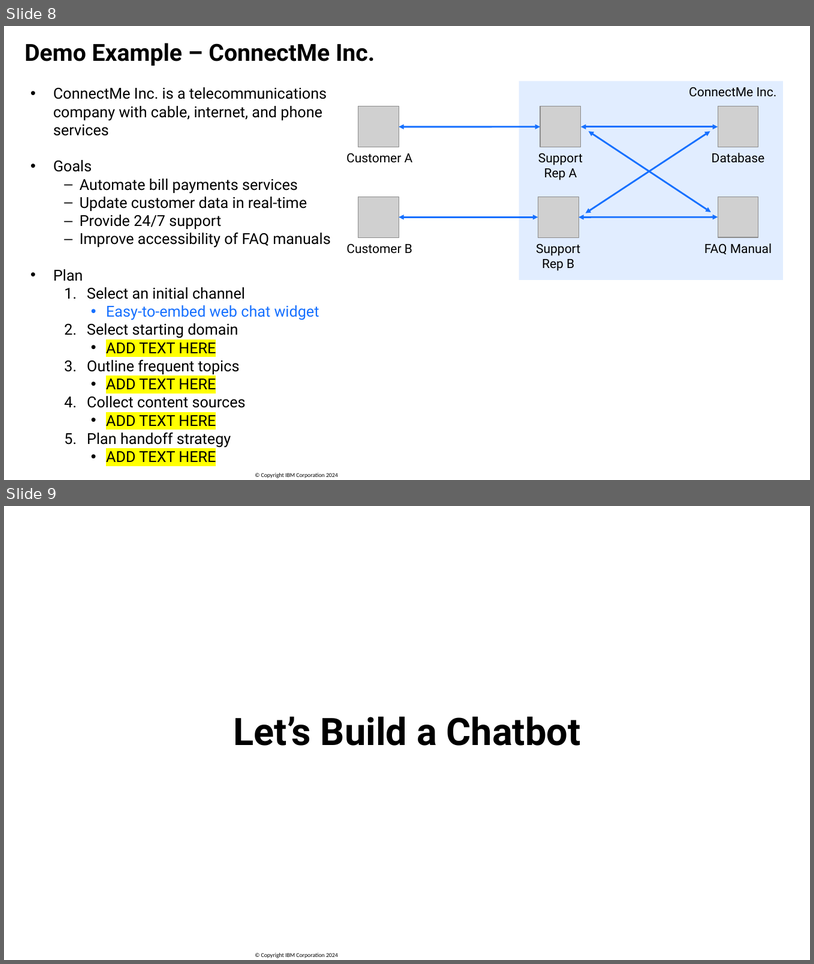
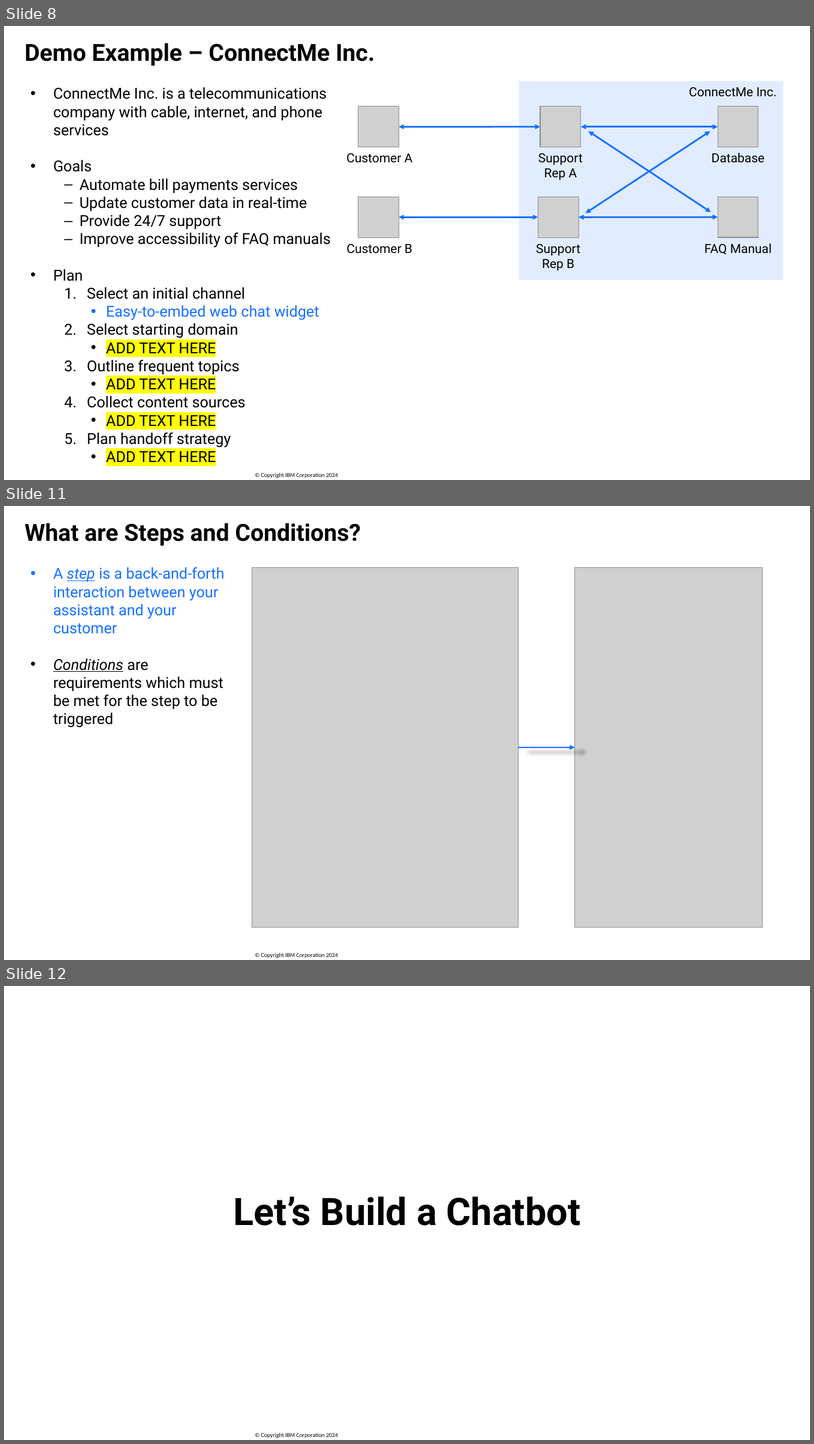
Before and after one commit to SanjulaGanepola/ibmi-talks, a slide deck: Build a Watson AI Chatbot from Db2/Build-a-Watson-AI-Chatbot-from-Db2.pptx. Shown one above the other, each under a label of ours: slides 8 and 9 before the commit, slides 8, 11 and 12 after it; the slides between them are not shown. The pictures are 814x964 and 814x1444 pixels, drawn with LibreOffice and Linux fonts; fonts in the diff are those of the drawing; grey boxes stand for pictures; background and template pictures are left out. Boxes give left, top, right and bottom in pixels: in the first picture for what was removed or moved away, otherwise in the second. Text is boxed around its words. In the diff, an @@ line names an element or a change of style, - is before the commit and + after.

```diff
--- a/Build a Watson AI Chatbot from Db2/Build-a-Watson-AI-Chatbot-from-Db2.pptx
+++ b/Build a Watson AI Chatbot from Db2/Build-a-Watson-AI-Chatbot-from-Db2.pptx
@@ slide 11 added at [4, 506, 810, 960], background #FFFFFF; not listed: 1 template element that a slide beside it also shows @@
@@ title added at [24, 523, 360, 546], 28 pt, text #000000, bold @@
+What are Steps and Conditions?
@@ text added at [53, 567, 225, 727], 18 pt, text #1670FF @@
+• A step is a back-and-forth interaction between your assistant and your customer
+• Conditions are requirements which must be met for the step to be triggered
@@ picture added at [252, 568, 518, 927] @@
@@ picture added at [575, 568, 763, 927] @@
@@ arrow added from (518, 747) to (575, 747), #1670FF 2 pt @@
@@ what was slide 9 is now slide 12 @@
```
Also in this commit, not shown: 2 slides changed, 28 other slides added, 8 slides removed.
